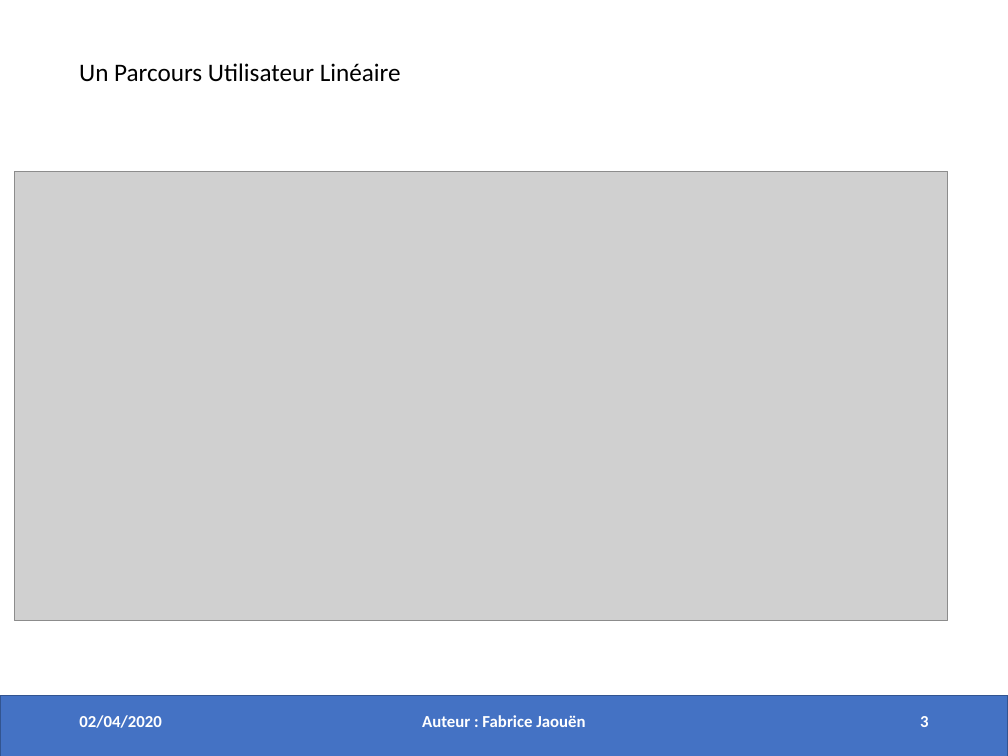
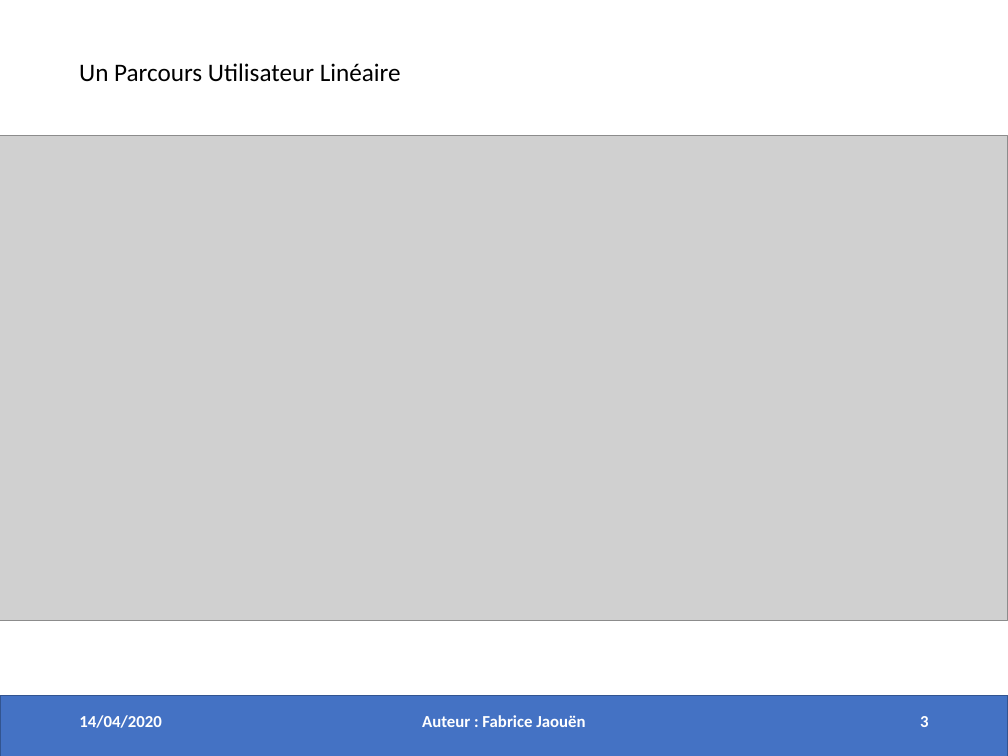
Before and after one commit to Fabrice-64/OC_Project_5, a slide deck: slide 3 of Project_5_Deliverables/Presentation_projet_5.pptx. Drawn at 1008x756 pixels with LibreOffice and Linux fonts; fonts in the diff are those of the drawing; grey boxes stand for pictures. Boxes give left, top, right and bottom in pixels: in the first picture for what was removed or moved away, otherwise in the second. Text is boxed around its words. In the diff, an @@ line names an element or a change of style, - is before the commit and + after.

```diff
--- a/Project_5_Deliverables/Presentation_projet_5.pptx
+++ b/Project_5_Deliverables/Presentation_projet_5.pptx
@@ picture: place and size @@
-picture at (14, 171, 948, 621)
+picture at (0, 135, 1008, 620)
@@ text at (79, 715, 161, 728): text changed @@
-02/04/2020
+14/04/2020
```
Also in this commit, not shown: 3 other slides changed, 2 other files.
